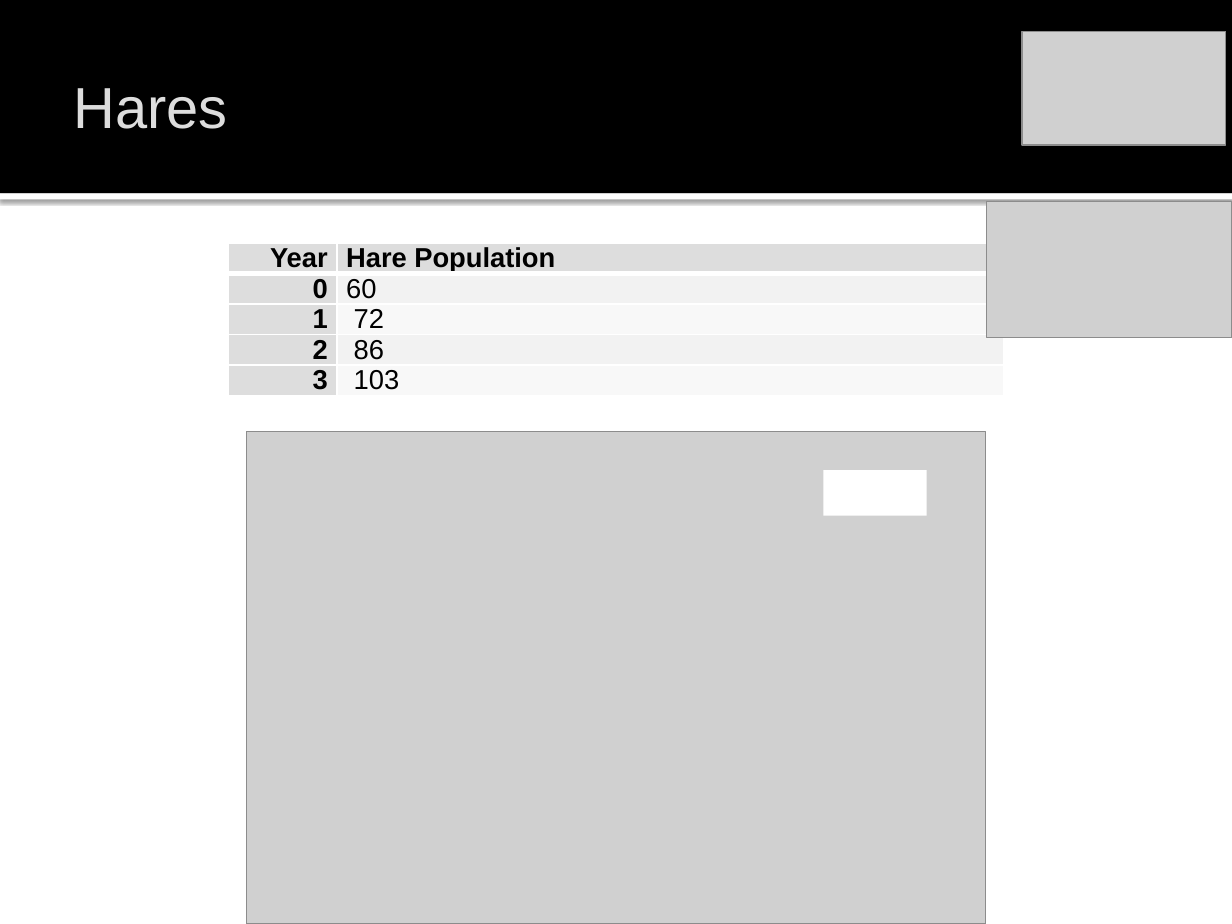
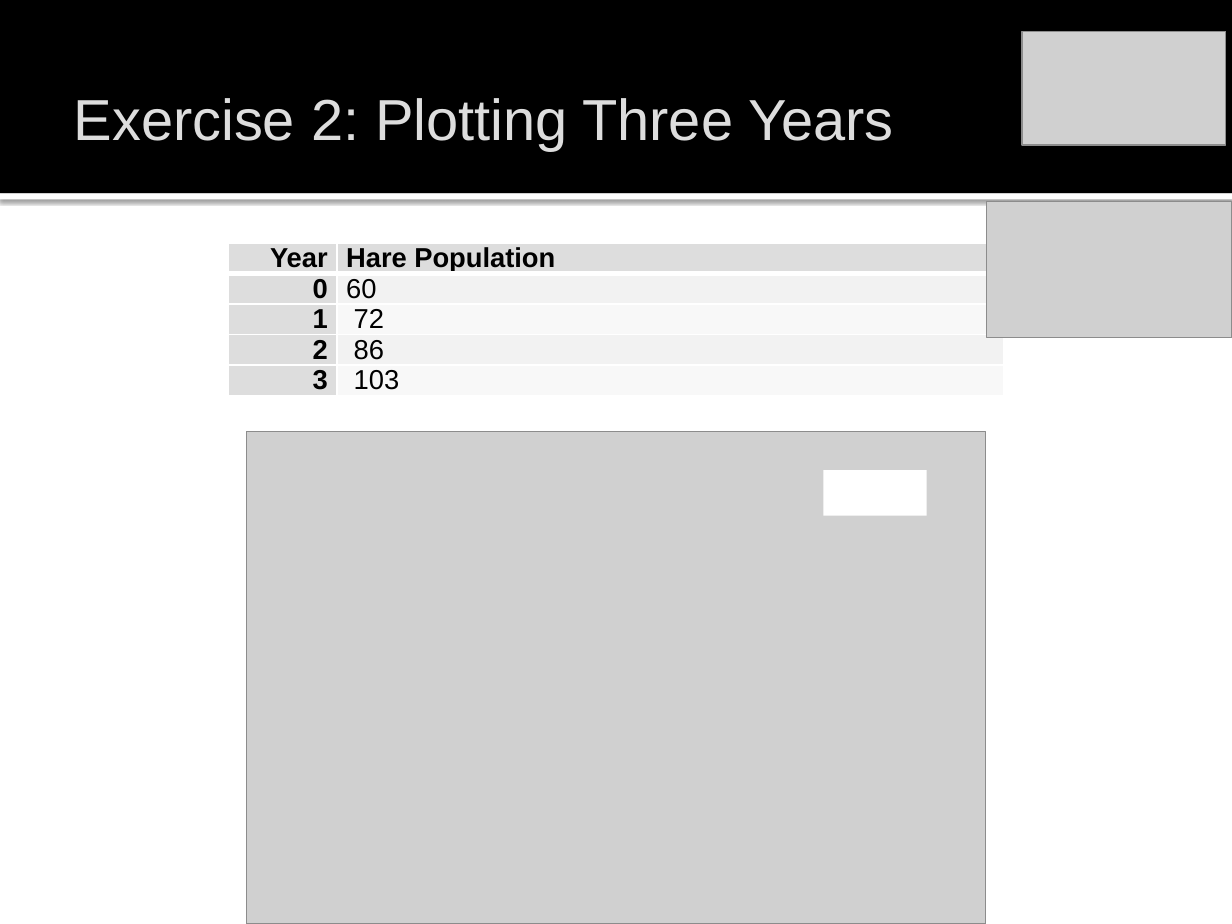
Before and after one commit to john-s-butler-dit/Maths-in-the-Wild, a slide deck: slide 19 of 01_Predator_Prey/Maths_in_the_Wild_Predator_Prey.pptx (slide 15 before the commit). Drawn at 1232x924 pixels with LibreOffice and Linux fonts; fonts in the diff are those of the drawing; grey boxes stand for pictures; background and template pictures are left out. Boxes give left, top, right and bottom in pixels: in the first picture for what was removed or moved away, otherwise in the second. Text is boxed around its words. In the diff, an @@ line names an element or a change of style, - is before the commit and + after.

```diff
--- a/01_Predator_Prey/Maths_in_the_Wild_Predator_Prey.pptx
+++ b/01_Predator_Prey/Maths_in_the_Wild_Predator_Prey.pptx
@@ title at (74, 98, 893, 151): text changed @@
-Hares
+Exercise 2: Plotting Three Years
```
Also in this commit, not shown: 24 other slides changed, 21 slides added, 3 slides removed, 15 other files.
